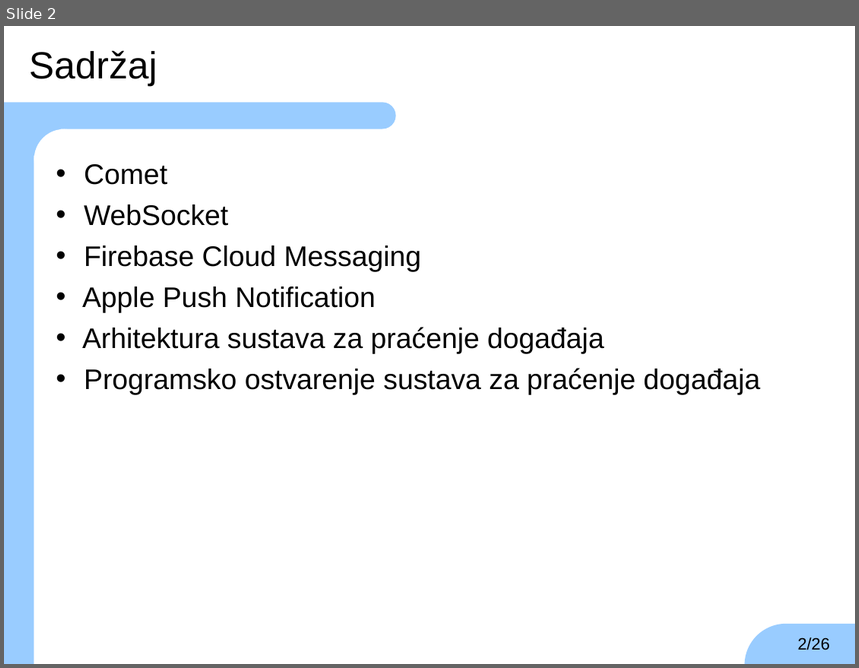
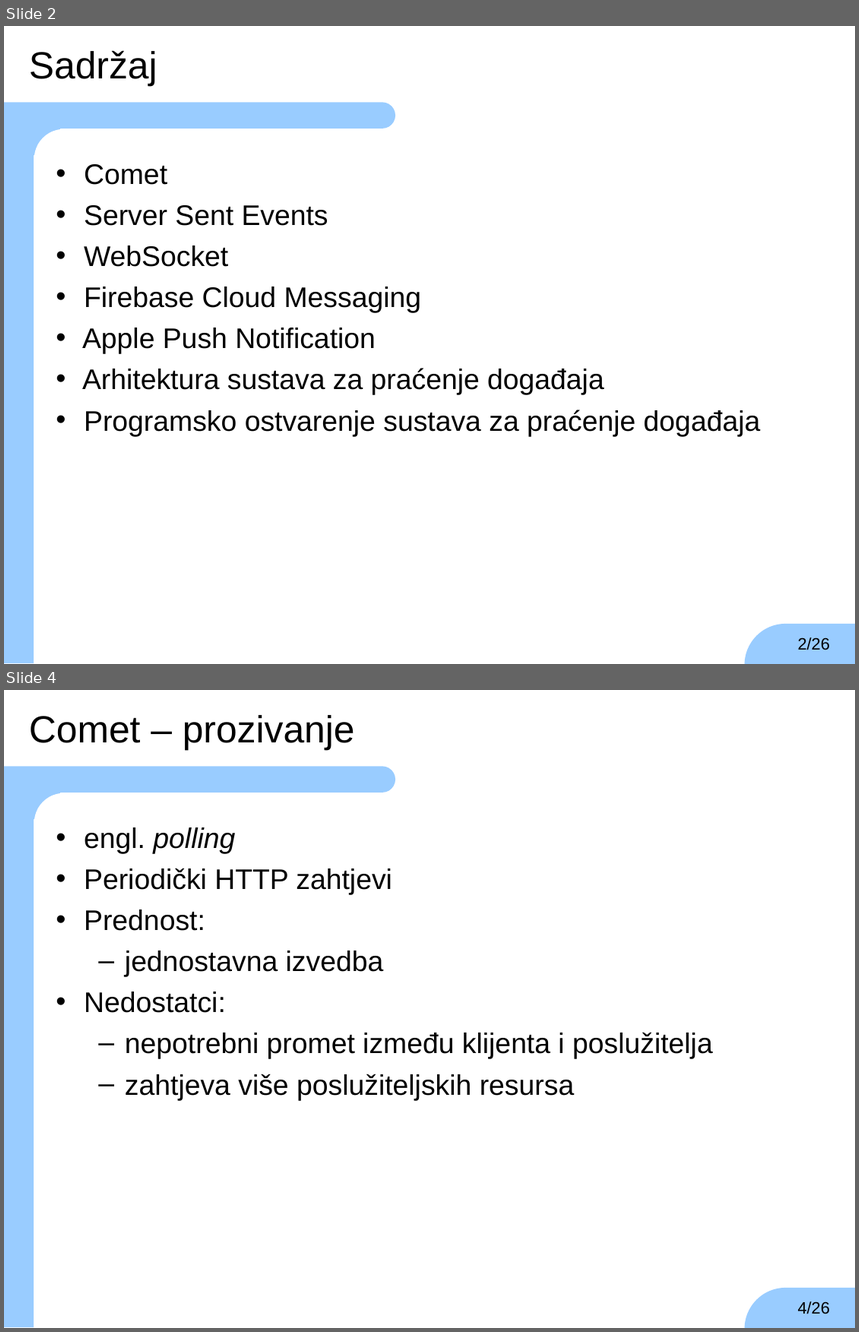
Before and after one commit to TheKarlo95/ZavrsniRad, a slide deck: zr-prezentacija-karlo-vrbic.ppt. Shown one above the other, each under a label of ours: slide 2 before the commit, slides 2 and 4 after it; the slides between them are not shown. The pictures are 859x668 and 859x1332 pixels, drawn with LibreOffice and Linux fonts; fonts in the diff are those of the drawing; background and template pictures are left out. Boxes give left, top, right and bottom in pixels: in the first picture for what was removed or moved away, otherwise in the second. Text is boxed around its words. In the diff, an @@ line names an element or a change of style, - is before the commit and + after.

```diff
--- a/zr-prezentacija-karlo-vrbic.ppt
+++ b/zr-prezentacija-karlo-vrbic.ppt
@@ slide 4 added at (4, 690, 855, 1328), background #FFFFFF; not listed: 6 template elements that a slide beside it also shows @@
@@ text added at (29, 715, 355, 750), 32 pt, text #000000 @@
+Comet – prozivanje
@@ text added at (84, 828, 713, 1100), 24 pt, text #000000 @@
+• engl. polling
+• Periodički HTTP zahtjevi
+• Prednost:
+  – jednostavna izvedba
+• Nedostatci:
+  – nepotrebni promet između klijenta i poslužitelja
+  – zahtjeva više poslužiteljskih resursa
@@ page number added at (798, 1302, 830, 1315), 14 pt, text #000000 @@
+4/26
@@ slide 2 changed as well @@
@@ text at (84, 205, 329, 226): paragraph added @@
+• Server Sent Events
```
Also in this commit, not shown: 8 other slides added, 10 other files.
